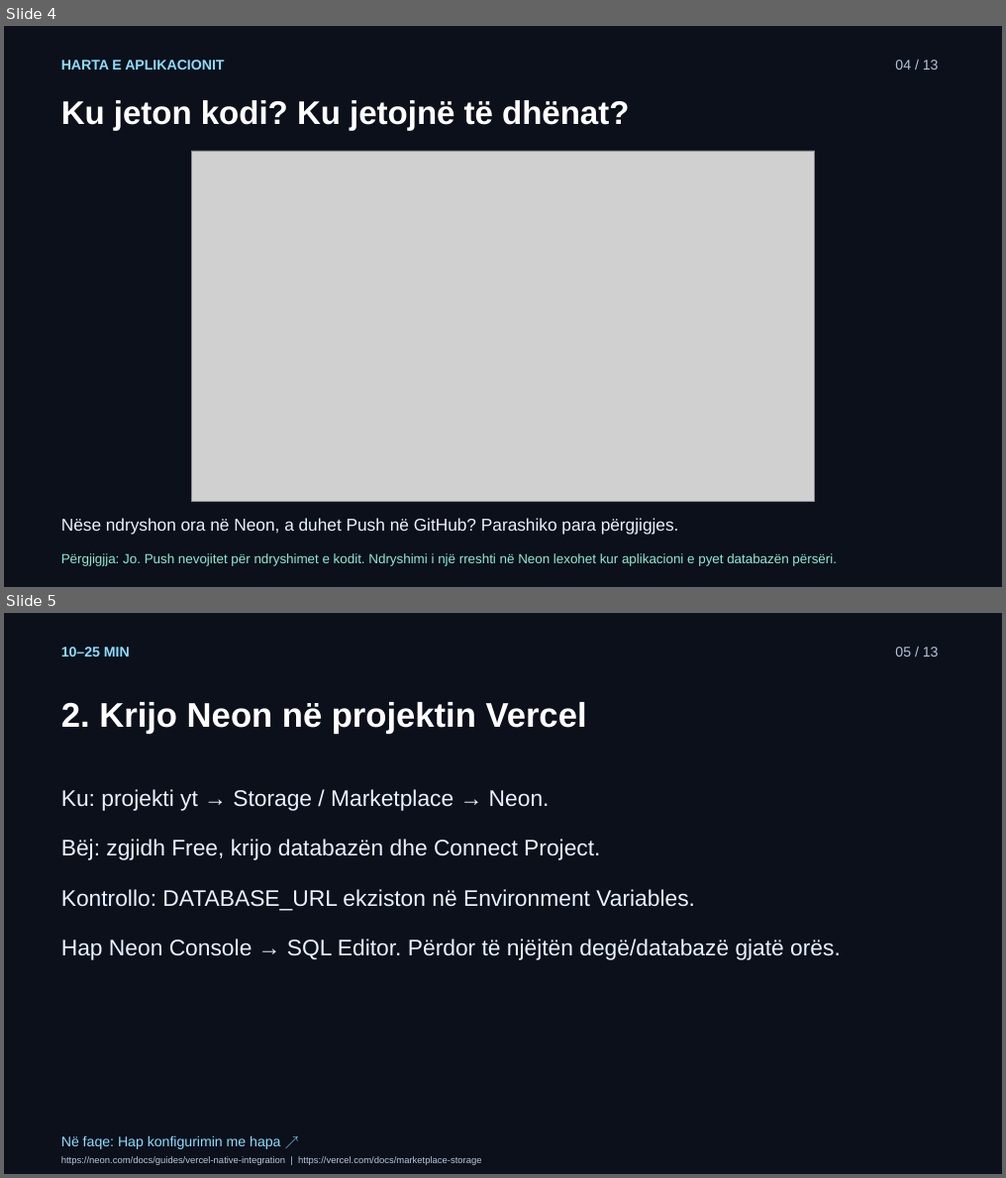
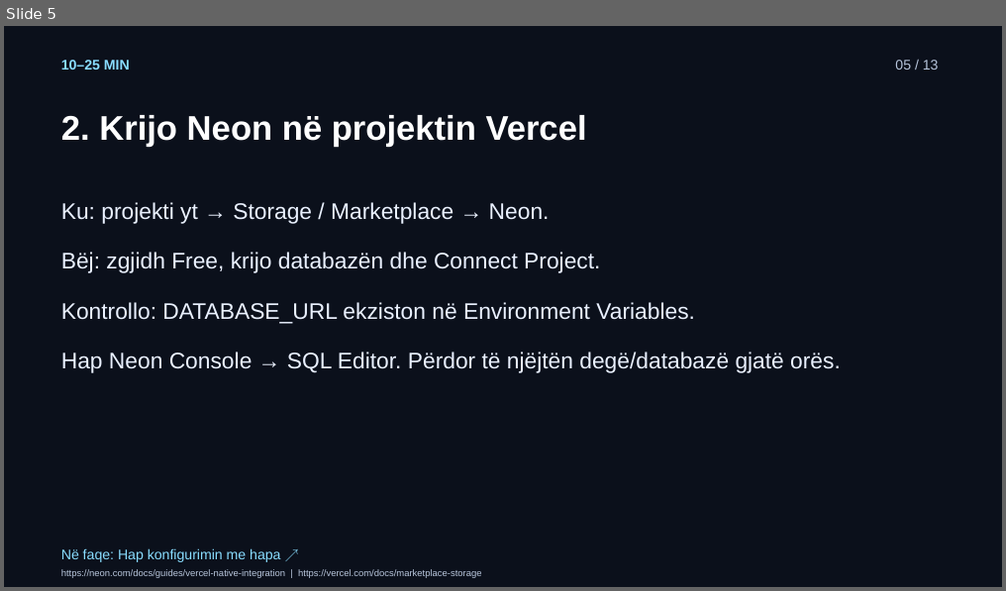
Before and after one commit to arbenl/arbenl.github.io, a slide deck: lendet/2026-2027/mobile/lectures/ushtrimet-04-neon-rideshare-2026.pptx. Shown one above the other, each under a label of ours: slides 4 and 5 before the commit, slide 5 after it. The pictures are 1006x1178 and 1006x591 pixels, drawn with LibreOffice and Linux fonts; fonts in the diff are those of the drawing; grey boxes stand for pictures. Boxes give left, top, right and bottom in pixels: in the first picture for what was removed or moved away, otherwise in the second. Text is boxed around its words. In the diff, an @@ line names an element or a change of style, - is before the commit and + after.

```diff
--- a/lendet/2026-2027/mobile/lectures/ushtrimet-04-neon-rideshare-2026.pptx
+++ b/lendet/2026-2027/mobile/lectures/ushtrimet-04-neon-rideshare-2026.pptx
@@ slide 4 removed at bbox=[4, 26, 1002, 587], background #0B101B @@
@@ text removed at bbox=[61, 60, 224, 70] @@
-HARTA E APLIKACIONIT
@@ text removed at bbox=[895, 60, 939, 70] @@
-04 / 13
@@ text removed at bbox=[61, 100, 629, 131] @@
-Ku jeton kodi? Ku jetojnë të dhënat?
@@ picture removed at bbox=[191, 151, 815, 502] @@
@@ text removed at bbox=[61, 518, 679, 535] @@
-Nëse ndryshon ora në Neon, a duhet Push në GitHub? Parashiko para përgjigjes.
@@ text removed at bbox=[61, 554, 837, 567] @@
-Përgjigjja: Jo. Push nevojitet për ndryshimet e kodit. Ndryshimi i një rreshti në Neon lexohet kur aplikacioni e pyet databazën përsëri.
```
Also in this commit, not shown: 3 slides changed, 1 slide added, 15 other files.
